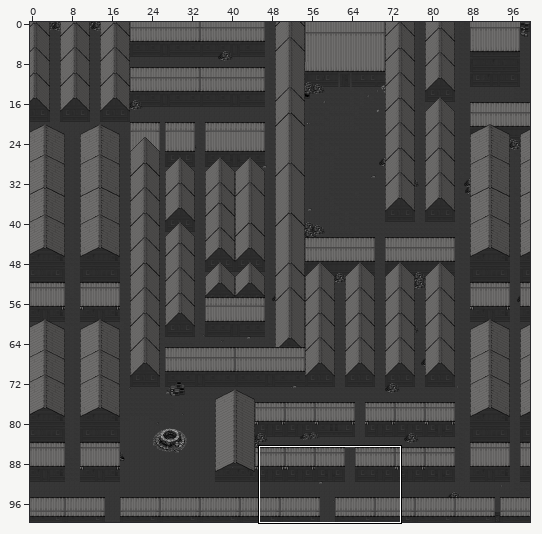
A Tiled map (JSON) gets an edit: assets/Tiles/beyond.tmj. The first picture is a wide view before the edit; the outline marks the close-up.
Close-up. Before the edit:
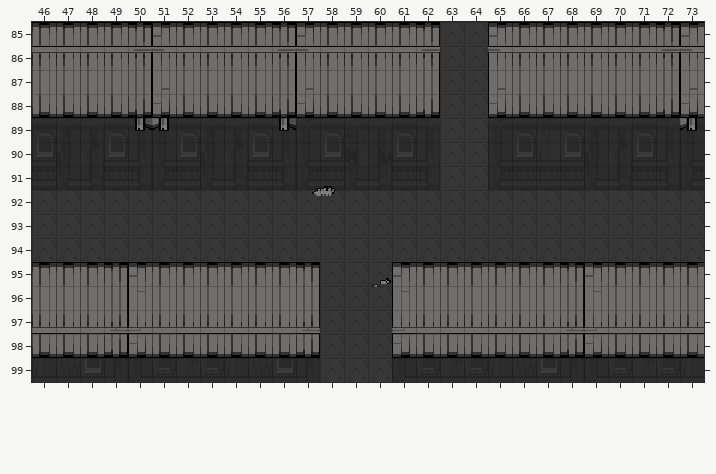
Cells are 16x16 px. Shown: x 46..73, y 85..99. The commit also changed other parts of the map, which this record leaves out.
After the commit:
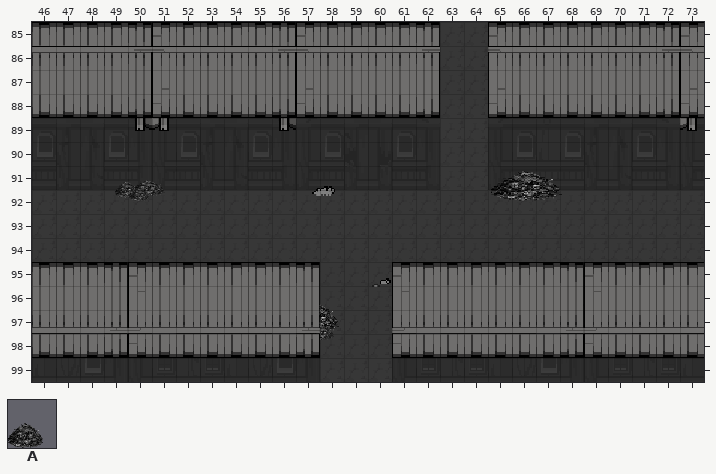
Key: from "กองขยะ": A 368.
Objects are placed by their top-left corner, in cells (3,4 is the top-left corner of cell 3,4); size is 1x1 cell unless given.
Difference:
Layer "ขยะ":
added: A at 50.1,91 size 1.9x1.3
added: A at 49.4,91 size 1.3x1.3
added: A at 50.1,91.5 size 1.1x1
added: A at 65.1,90 size 4x2.4
added: A at 57,95.6 size 2.4x2.4
added: A at 57.6,97.1 size 1.4x1.2
Where, in picture pixels (left, top, right, bottom), the same in both close-ups:
added: (491, 171, 562, 201)
added: (115, 180, 165, 201)
added: (310, 304, 339, 340)
